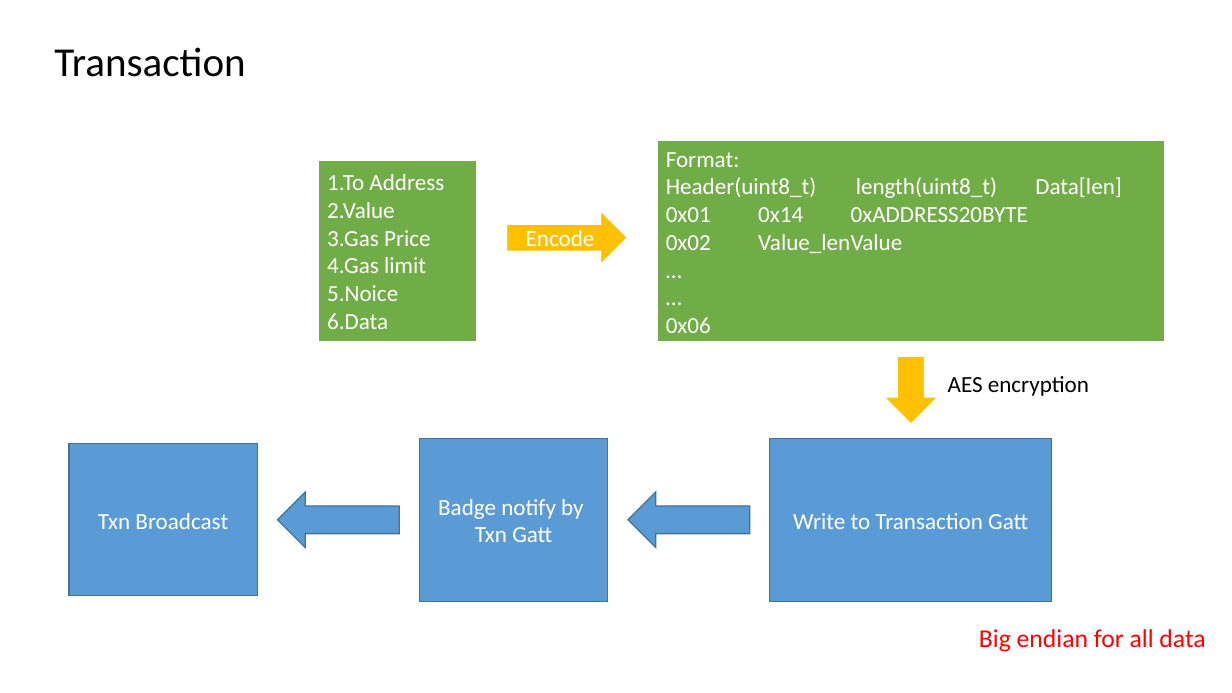
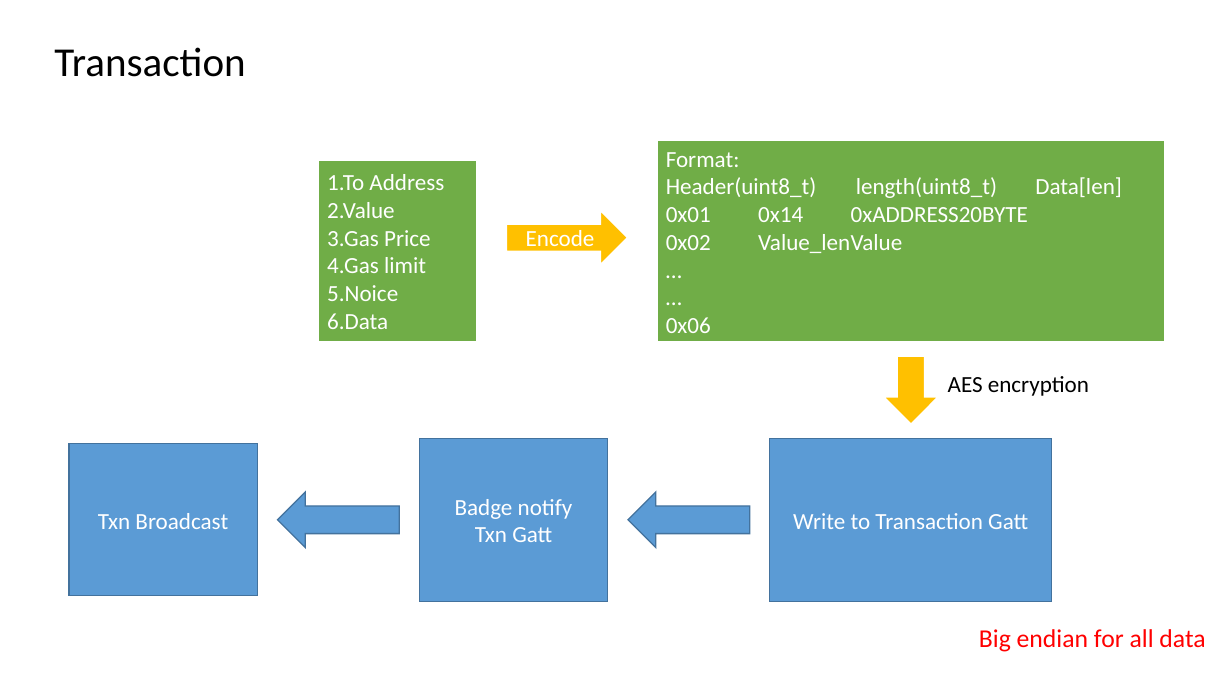
Before and after one commit to will127534/HITCON-Badge-2018, a slide deck: slide 6 of Software/Hitcon Badge BLE explain V1_1.pptx. Drawn at 1232x693 pixels with LibreOffice and Linux fonts; fonts in the diff are those of the drawing. Boxes give left, top, right and bottom in pixels: in the first picture for what was removed or moved away, otherwise in the second. Text is boxed around its words. In the diff, an @@ line names an element or a change of style, - is before the commit and + after.

```diff
--- a/Software/Hitcon Badge BLE explain V1_1.pptx
+++ b/Software/Hitcon Badge BLE explain V1_1.pptx
@@ text in rectangle at (x1=455, y1=499, x2=573, y2=519): text changed @@
-Badge notify by
+Badge notify
```
Also in this commit, not shown: 4 other slides changed, 1 slide added, 1 slide removed, 9 other files.
